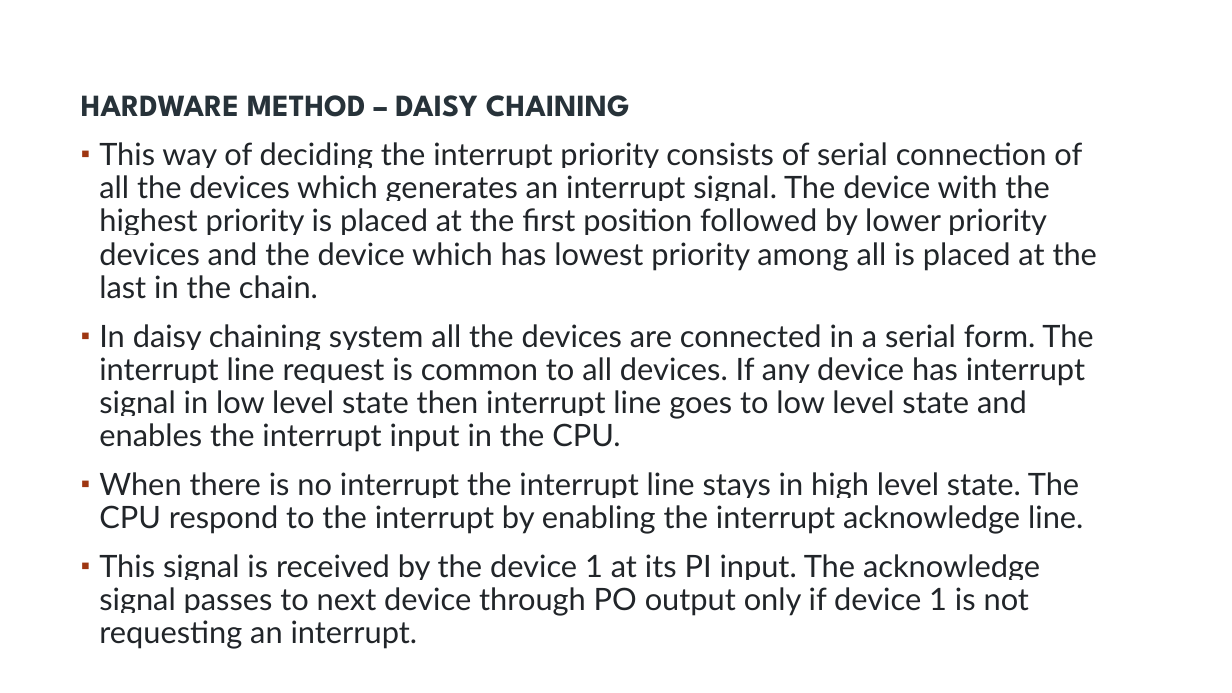
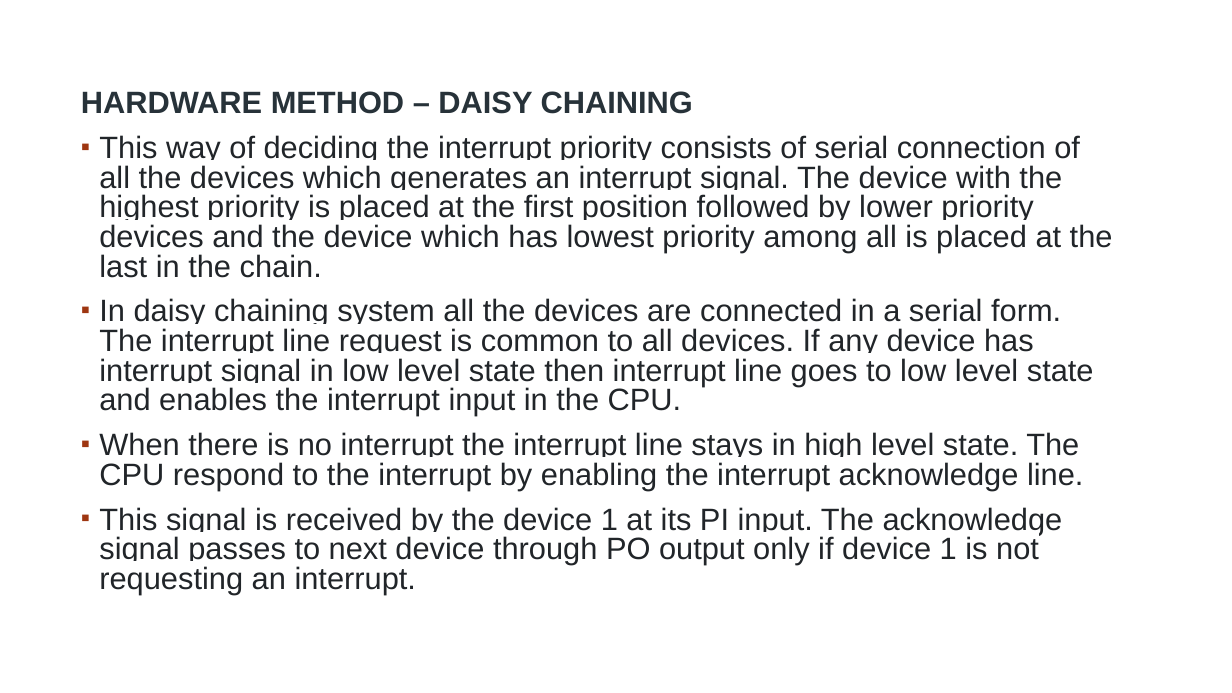
Before and after one commit to ReemasXY/College-Work, a slide deck: slide 31 of BIM_3rd_sem/MicroProcessor/unit 7 input output organisation.pptx. Drawn at 1232x693 pixels with LibreOffice and Linux fonts; fonts in the diff are those of the drawing; background and template pictures are left out. Boxes give left, top, right and bottom in pixels: in the first picture for what was removed or moved away, otherwise in the second. Text is boxed around its words. In the diff, an @@ line names an element or a change of style, - is before the commit and + after.

```diff
--- a/BIM_3rd_sem/MicroProcessor/unit 7 input output organisation.pptx
+++ b/BIM_3rd_sem/MicroProcessor/unit 7 input output organisation.pptx
@@ text "HARDWARE METHOD – DAISY CHAINING" at [81,91,1113,594]: font League Spartan to Arial in "HARDWARE METHOD – DAISY CHAINING"; font Lato to Arial; line spacing 0.9 to 0.8 @@
```
Also in this commit, not shown: 5 other slides changed, 21 other files.
